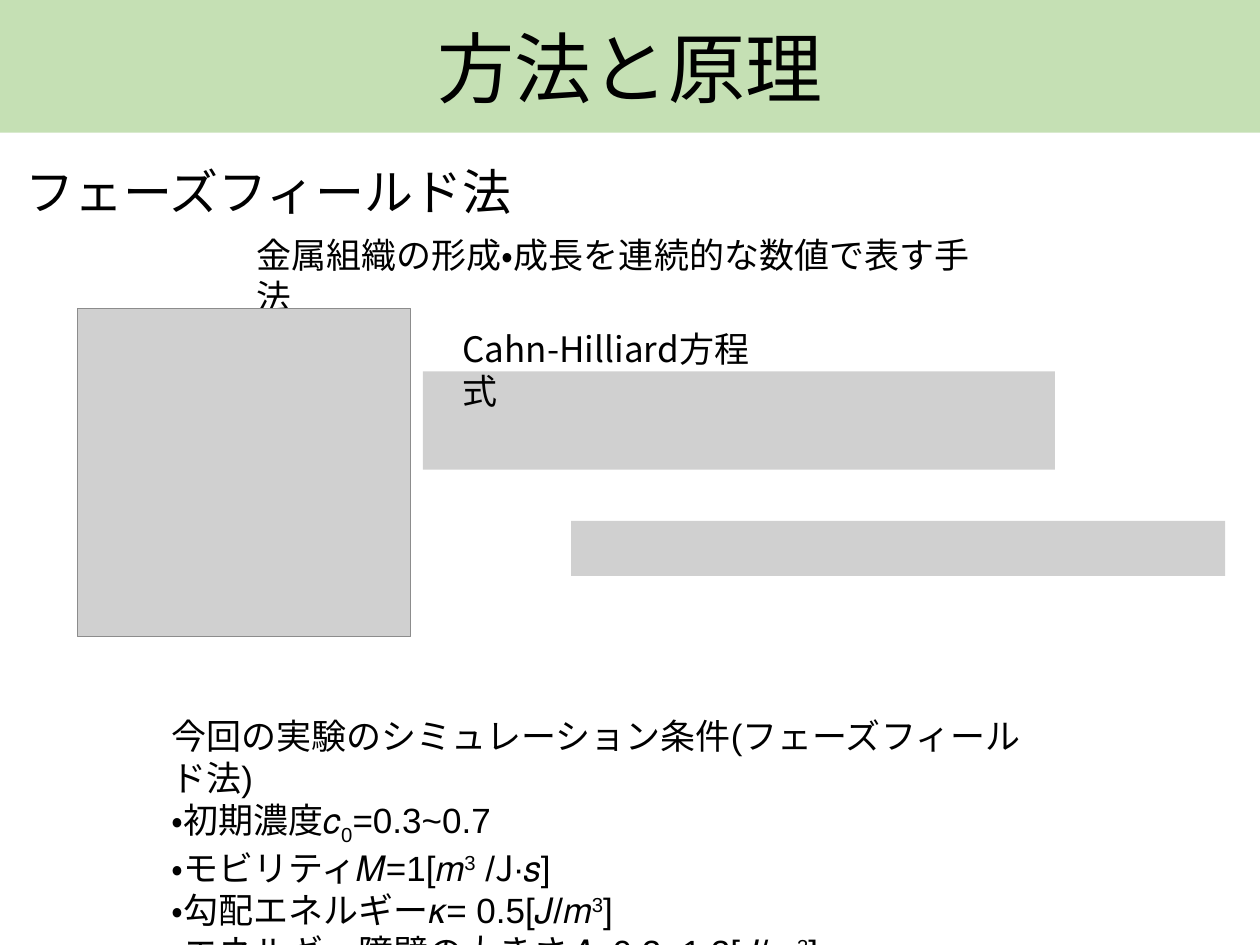
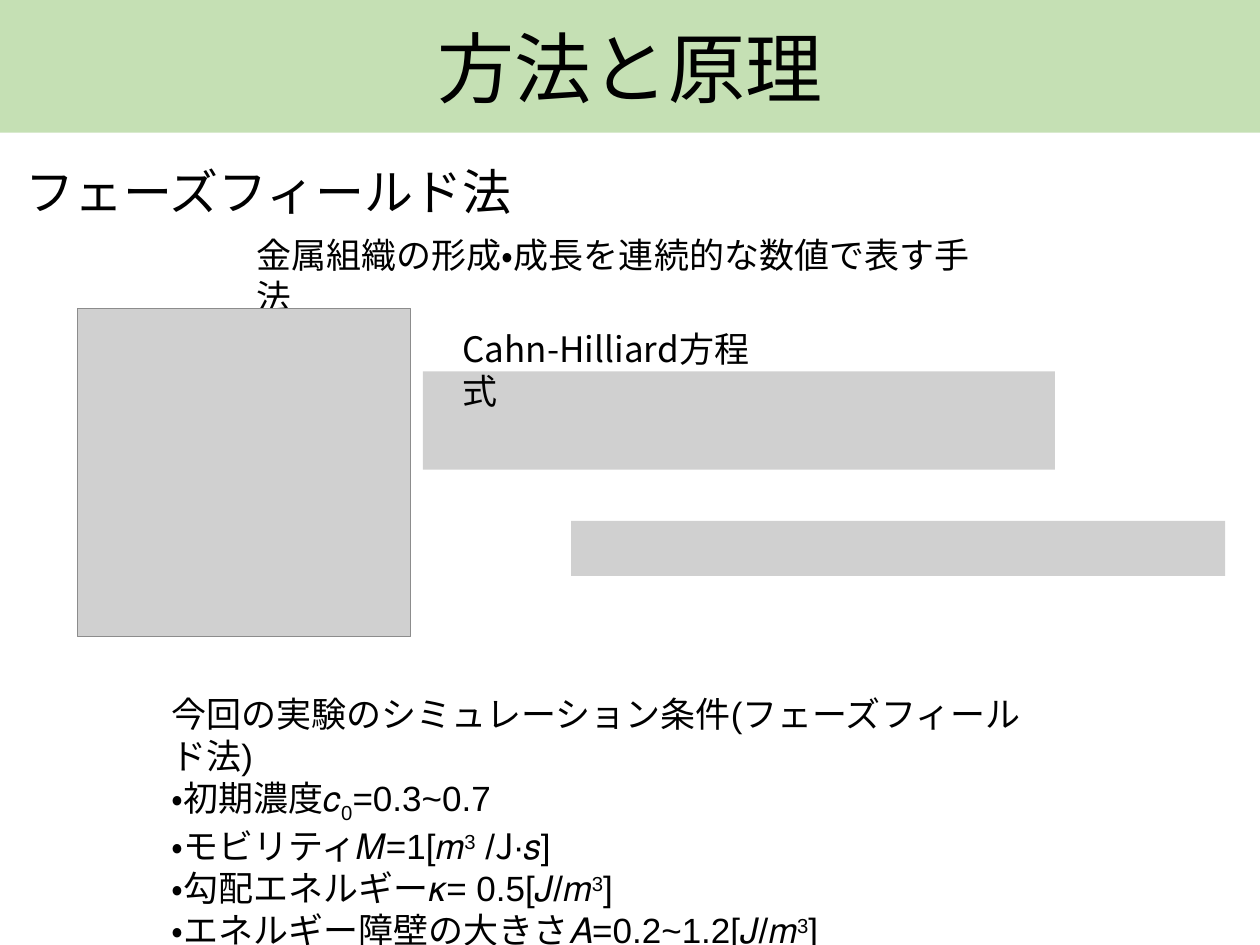
Before and after one commit to AT2032/Tokyo-University-of-Science, a slide deck: slide 5 of 学部3年/前期/学生実験/B1/プレゼン資料.pptx. Drawn at 1260x945 pixels with LibreOffice and Linux fonts; fonts in the diff are those of the drawing; grey boxes stand for pictures. Boxes give left, top, right and bottom in pixels: in the first picture for what was removed or moved away, otherwise in the second. Text is boxed around its words. In the diff, an @@ line names an element or a change of style, - is before the commit and + after.

```diff
--- a/学部3年/前期/学生実験/B1/プレゼン資料.pptx
+++ b/学部3年/前期/学生実験/B1/プレゼン資料.pptx
@@ text "今回の実験のシミュレーション条件(フェーズフィールド法)" rewrapped from (171, 719, 1020, 930) to (171, 697, 1020, 945) @@
```
Also in this commit, not shown: 7 other slides changed, 5 slides added, 3 slides removed, 1 other file.
